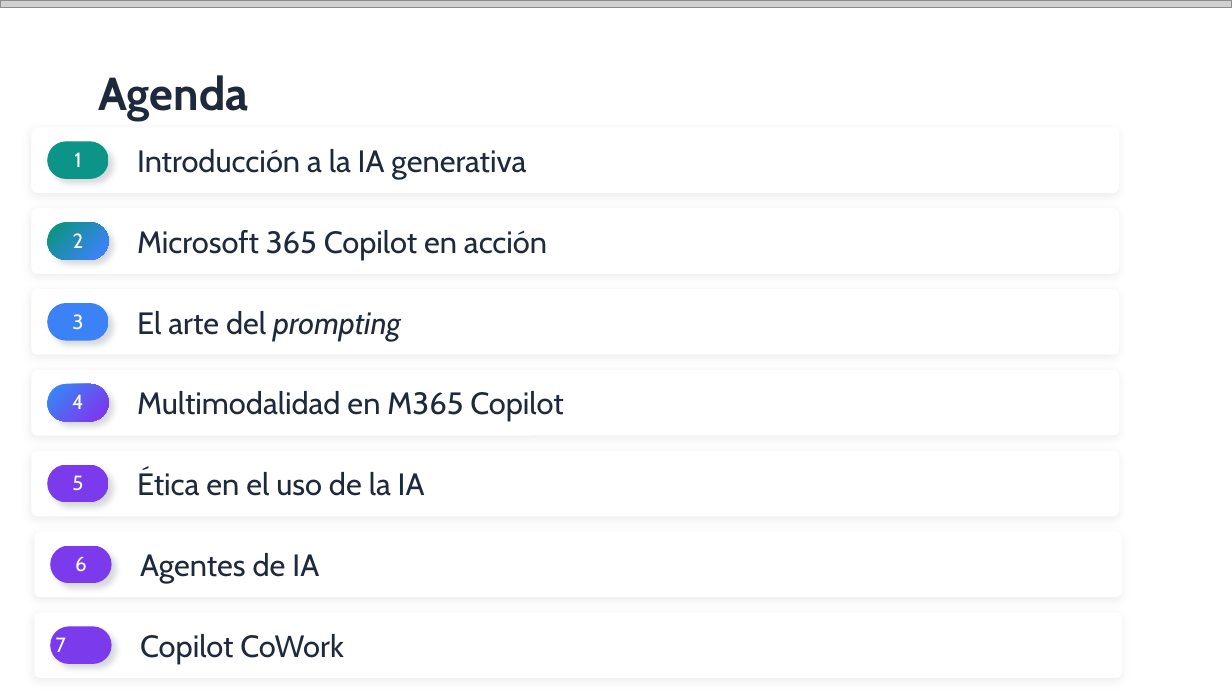
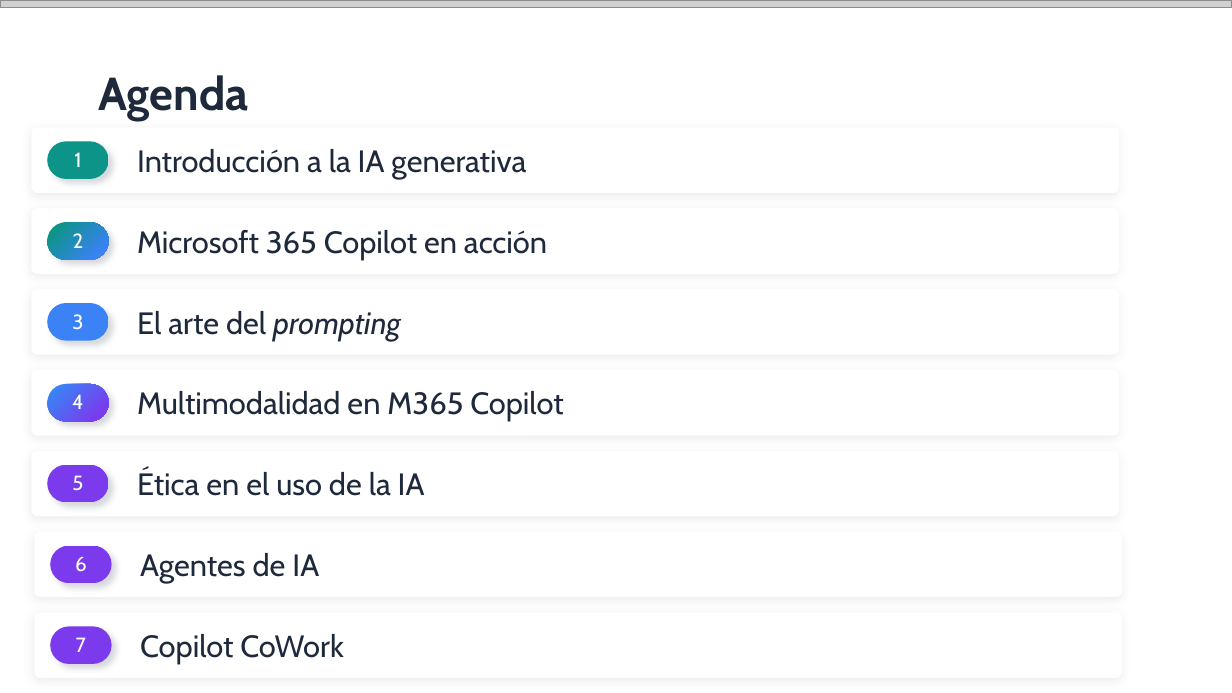
Before and after one commit to quizeth/Labs, a slide deck: slide 4 of IA y Copilot para business professionals/IA Generativa y Microsoft Copilot para profesionales.pptx. Drawn at 1232x693 pixels with LibreOffice and Linux fonts; fonts in the diff are those of the drawing; grey boxes stand for pictures. Boxes give left, top, right and bottom in pixels: in the first picture for what was removed or moved away, otherwise in the second. Text is boxed around its words. In the diff, an @@ line names an element or a change of style, - is before the commit and + after.

```diff
--- a/IA y Copilot para business professionals/IA Generativa y Microsoft Copilot para profesionales.pptx
+++ b/IA y Copilot para business professionals/IA Generativa y Microsoft Copilot para profesionales.pptx
@@ rounded rectangle "7" at [50,627,111,665]: alignment left to centre @@
```
Also in this commit, not shown: 1 other slide changed, 1 slide added.
